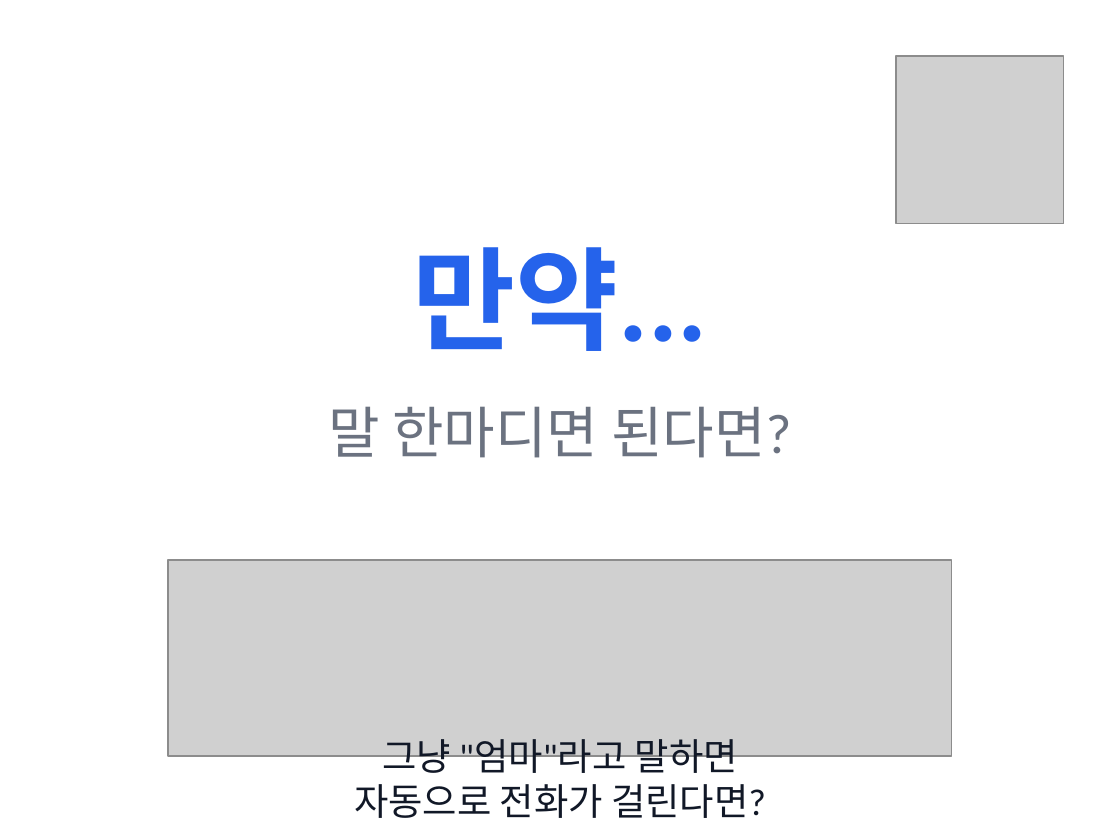
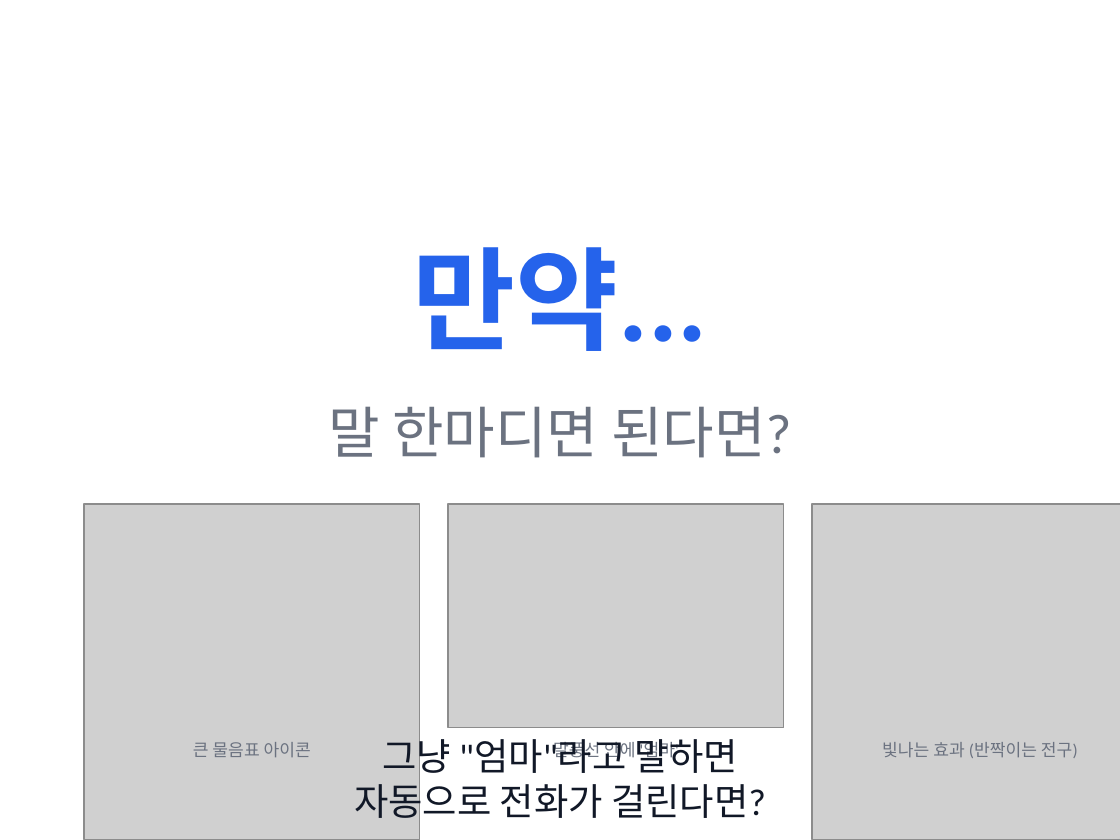
Before and after one commit to twoLoop-40/SoundToAct, a slide deck: slide 3 of presentations/output/SoundToAct_Presentation_WithImages.pptx. Drawn at 1120x840 pixels with LibreOffice and Linux fonts; fonts in the diff are those of the drawing; grey boxes stand for pictures. Boxes give left, top, right and bottom in pixels: in the first picture for what was removed or moved away, otherwise in the second. Text is boxed around its words. In the diff, an @@ line names an element or a change of style, - is before the commit and + after.

```diff
--- a/presentations/output/SoundToAct_Presentation_WithImages.pptx
+++ b/presentations/output/SoundToAct_Presentation_WithImages.pptx
@@ picture removed at [896, 56, 1064, 224] @@
@@ picture added at [84, 504, 420, 840] @@
@@ picture added at [448, 504, 784, 728] @@
@@ picture added at [812, 504, 1120, 840] @@
@@ picture removed at [168, 560, 952, 756] @@
@@ text added at [193, 742, 311, 757], 11 pt, text #6B7280 @@
+큰 물음표 아이콘
@@ text added at [553, 739, 679, 761], 11 pt, text #6B7280 @@
+말풍선 안에 '엄마'
@@ text added at [882, 742, 1078, 758], 11 pt, text #6B7280 @@
+빛나는 효과 (반짝이는 전구)
```
Also in this commit, not shown: 9 other slides changed, 2 other files.
